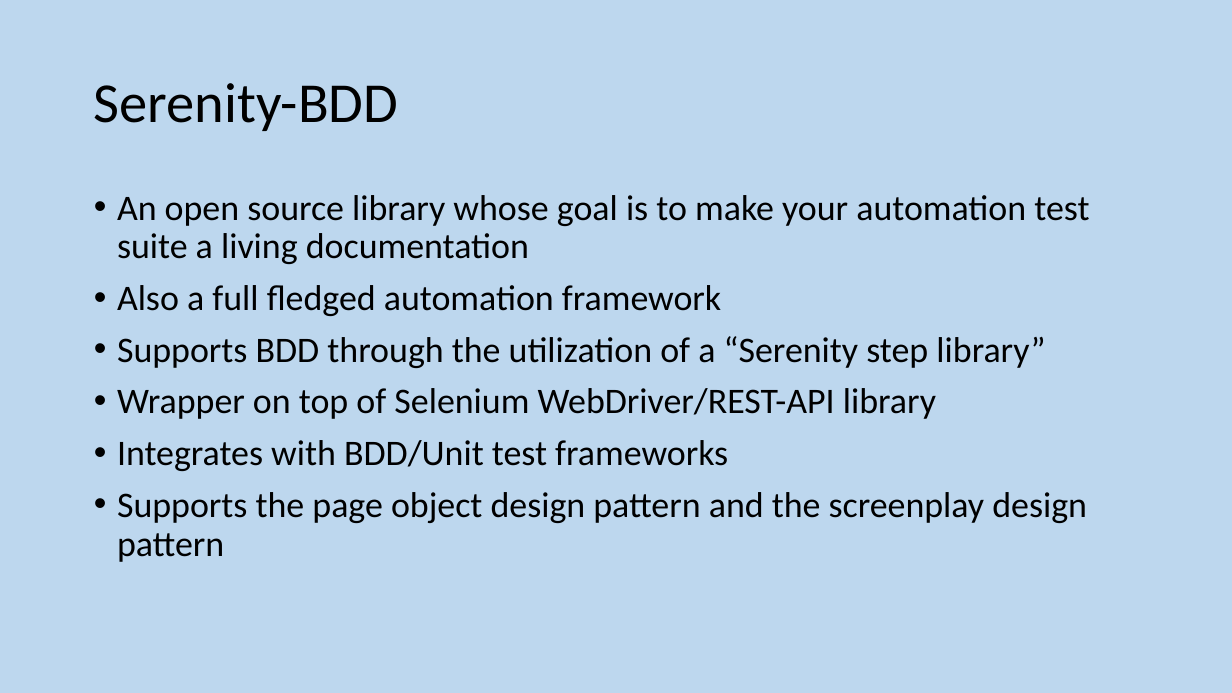
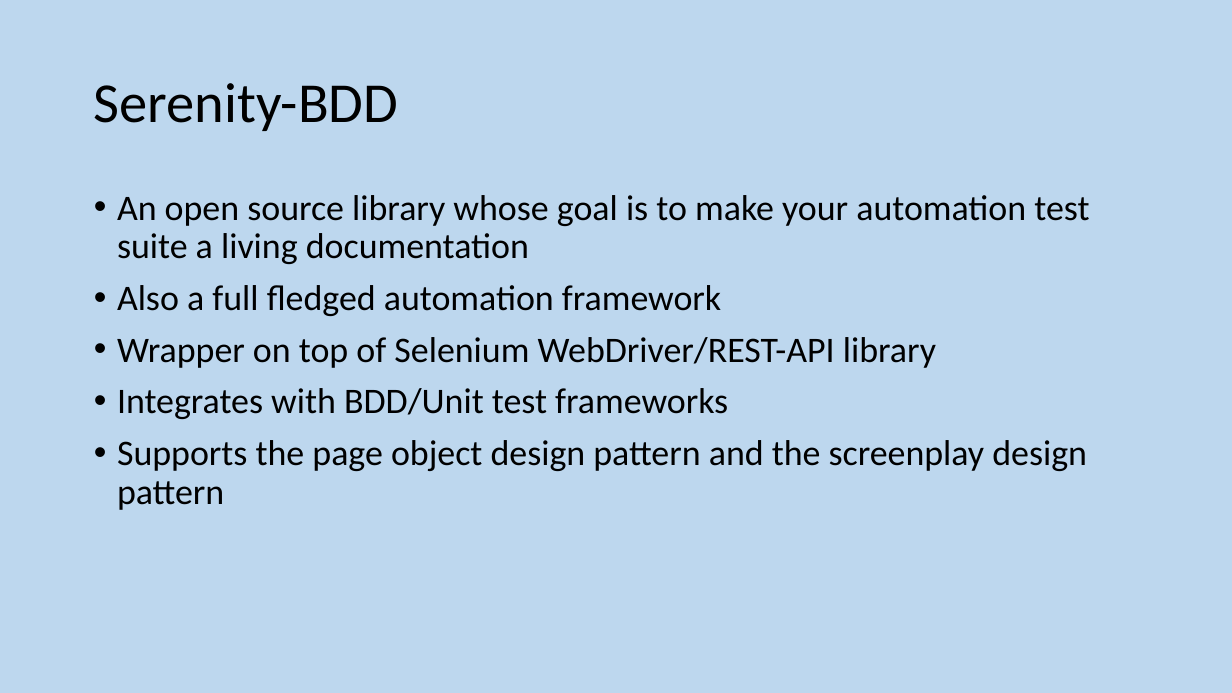
Before and after one commit to GeeChao/serenityjourneydemo, a slide deck: slide 3 of STAG - Screenplay demo.pptx. Drawn at 1232x693 pixels with LibreOffice and Linux fonts; fonts in the diff are those of the drawing. Boxes give left, top, right and bottom in pixels: in the first picture for what was removed or moved away, otherwise in the second. Text is boxed around its words. In the diff, an @@ line names an element or a change of style, - is before the commit and + after.

```diff
--- a/STAG - Screenplay demo.pptx
+++ b/STAG - Screenplay demo.pptx
@@ text at [117,336,1045,368]: paragraph removed @@
-• Supports BDD through the utilization of a “Serenity step library”
```
Also in this commit, not shown: 2 other slides changed, 16 slides added, 10 slides removed.
